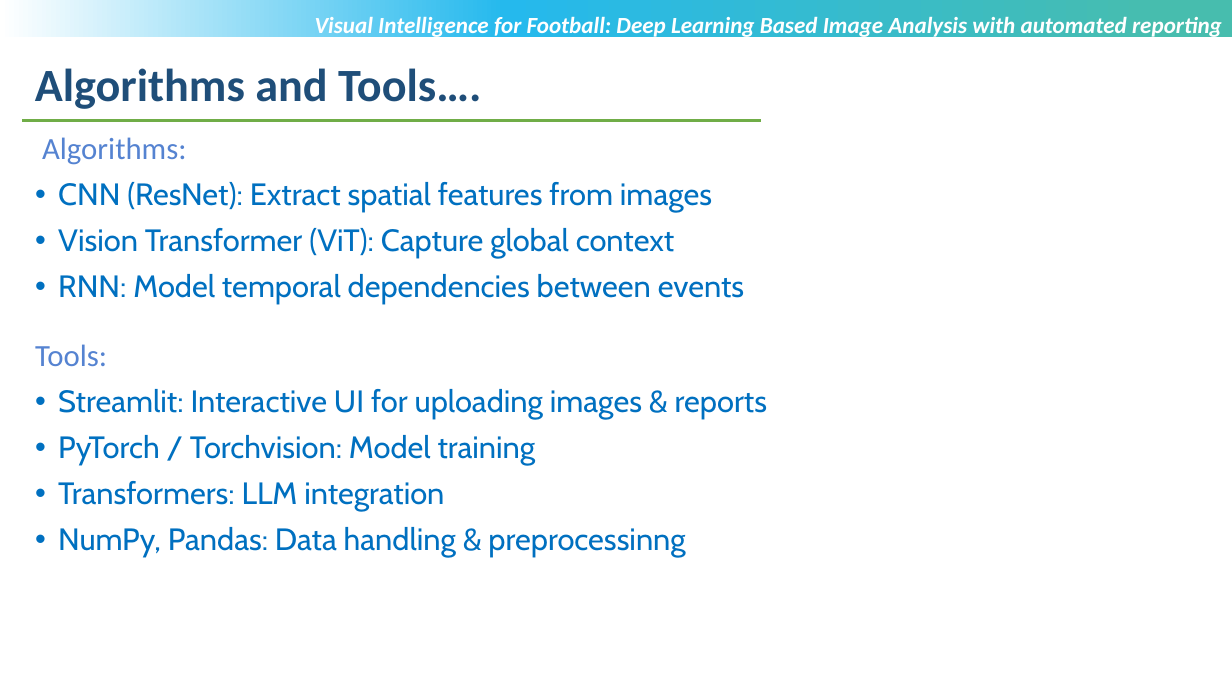
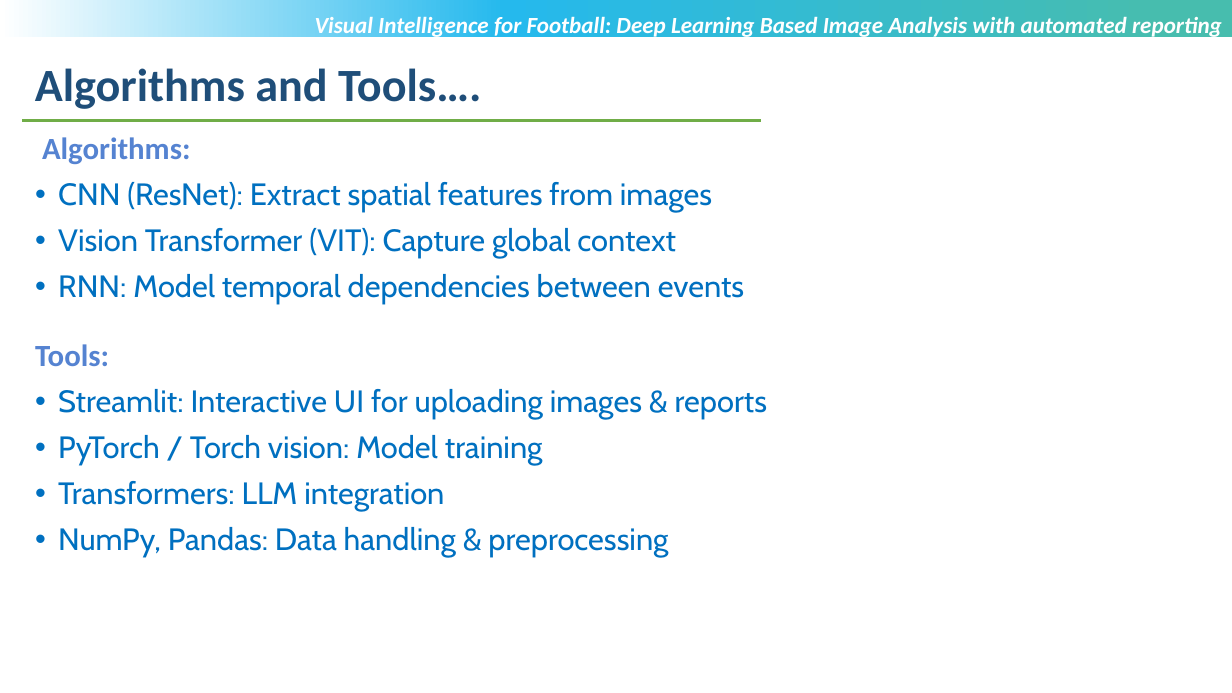
Before and after one commit to anandampaul2024-afk/Anandam-_college, a slide deck: slide 9 of MTech-Project_Review3_PPT_Anandam_Paul_T8635.pptx. Drawn at 1232x693 pixels with LibreOffice and Linux fonts; fonts in the diff are those of the drawing; background and template pictures are left out. Boxes give left, top, right and bottom in pixels: in the first picture for what was removed or moved away, otherwise in the second. Text is boxed around its words. In the diff, an @@ line names an element or a change of style, - is before the commit and + after.

```diff
--- a/MTech-Project_Review3_PPT_Anandam_Paul_T8635.pptx
+++ b/MTech-Project_Review3_PPT_Anandam_Paul_T8635.pptx
@@ text at [35, 137, 190, 366]: bold on in "Algorithms:", "Tools:" @@
@@ text at [58, 228, 676, 258]: text changed @@
-• Vision Transformer (ViT): Capture global context
+• Vision Transformer (VIT): Capture global context
@@ text at [58, 435, 543, 465]: spaces changed @@
-• PyTorch / Torchvision: Model training
+• PyTorch / Torch vision: Model training
@@ text at [58, 527, 668, 557]: text changed @@
-• NumPy, Pandas: Data handling & preprocessinng
+• NumPy, Pandas: Data handling & preprocessing
```
Also in this commit, not shown: 3 other slides changed, 2 slides removed.
